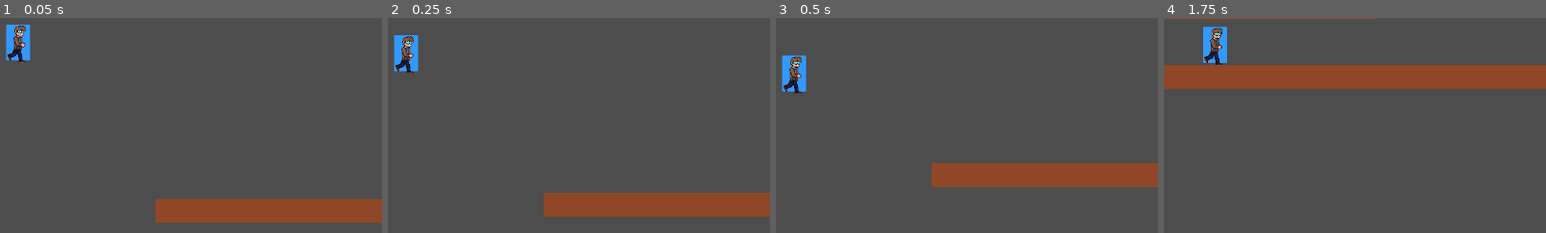
Above: before the commit, frames 1-4 (left to right).
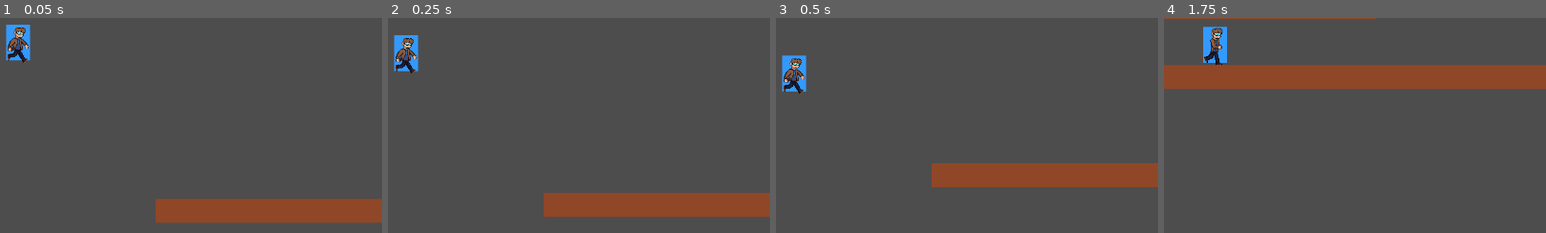
Above: after the commit, the same moments.

Repository: ShadowKnight-13/Platformer-Game
Game: Godot game, scene res://Main.tscn
Two runs of this game, one before a commit and one after it. Both use one fixed random seed, a clock stepped at 60 frames per second and the inputs below.
Inputs:
- Up to frame 1 (0.05 s): no input
- Up to frame 2 (0.25 s): no input
- Up to frame 3 (0.5 s): no input
- Up to frame 4 (1.75 s): hold D (move_right) from 0.53 s (still down); tap X (damage_player) at 0.6, 1.35 s; tap Space (jump) at 0.77, 1.52 s
The pictures show only the part of the screen within x 48-98%, y 44-94%; the shares and areas given below are measured in that part.

The runs differ from the first frame. In frame 1, 0.5% of the frame differs, in the area x 2-8%, y 3-21%; in frame 2, 0.5%, in the area x 2-8%, y 8-26%; in frame 3, 0.5%; in frame 4, nothing differs.

Commit message:
cactus update!

Diff:
--- a/Level.tscn
+++ b/Level.tscn
@@ -30,4 +30,4 @@
 rotation = 1.5707964
 
 [node name="Cactus" parent="." instance=ExtResource("2_t7iv1")]
-position = Vector2(1443, 215)
+position = Vector2(1500, 195)
--- a/Player.gd
+++ b/Player.gd
@@ -90,11 +90,14 @@
 		else:
 			$AnimationPlayer.play("Fall")
 
+		print(velocity.y)
+
 	# Get the input direction and handle the movement/deceleration.
 	var direction = Input.get_axis("move_left", "move_right")
-	$AnimationPlayer.play("Run")
+
 	if direction:
 		velocity.x = direction * SPEED
+		$AnimationPlayer.play("Run")
 		if velocity.x < 0:
 			$Sprite2D.flip_h = true
 		elif velocity.x > 0:
--- a/cactus.tscn
+++ b/cactus.tscn
@@ -1,6 +1,8 @@
-[gd_scene load_steps=4 format=3 uid="uid://fauhrumalkbo"]
+[gd_scene load_steps=5 format=3 uid="uid://fauhrumalkbo"]
 
 [ext_resource type="Script" uid="uid://4yoy1xmsuncv" path="res://cactus.gd" id="1_arctj"]
+
+[sub_resource type="CanvasItemMaterial" id="CanvasItemMaterial_arctj"]
 
 [sub_resource type="PhysicsMaterial" id="PhysicsMaterial_v3bmc"]
 
@@ -8,11 +10,18 @@
 
 [node name="Cactus" type="StaticBody2D"]
 modulate = Color(0.0960258, 0.8740968, 0.6415438, 1)
+material = SubResource("CanvasItemMaterial_arctj")
 collision_mask = 3
 physics_material_override = SubResource("PhysicsMaterial_v3bmc")
 script = ExtResource("1_arctj")
 
+[node name="ColorRect" type="ColorRect" parent="."]
+offset_left = -20.0
+offset_top = -42.0
+offset_right = 20.0
+offset_bottom = 40.0
+
 [node name="CollisionShape2D" type="CollisionShape2D" parent="."]
-scale = Vector2(1, 2)
+scale = Vector2(2, 4)
 shape = SubResource("RectangleShape2D_l2xdd")
 debug_color = Color(0.22583255, 0.62284905, 0.41006103, 0.41960785)
